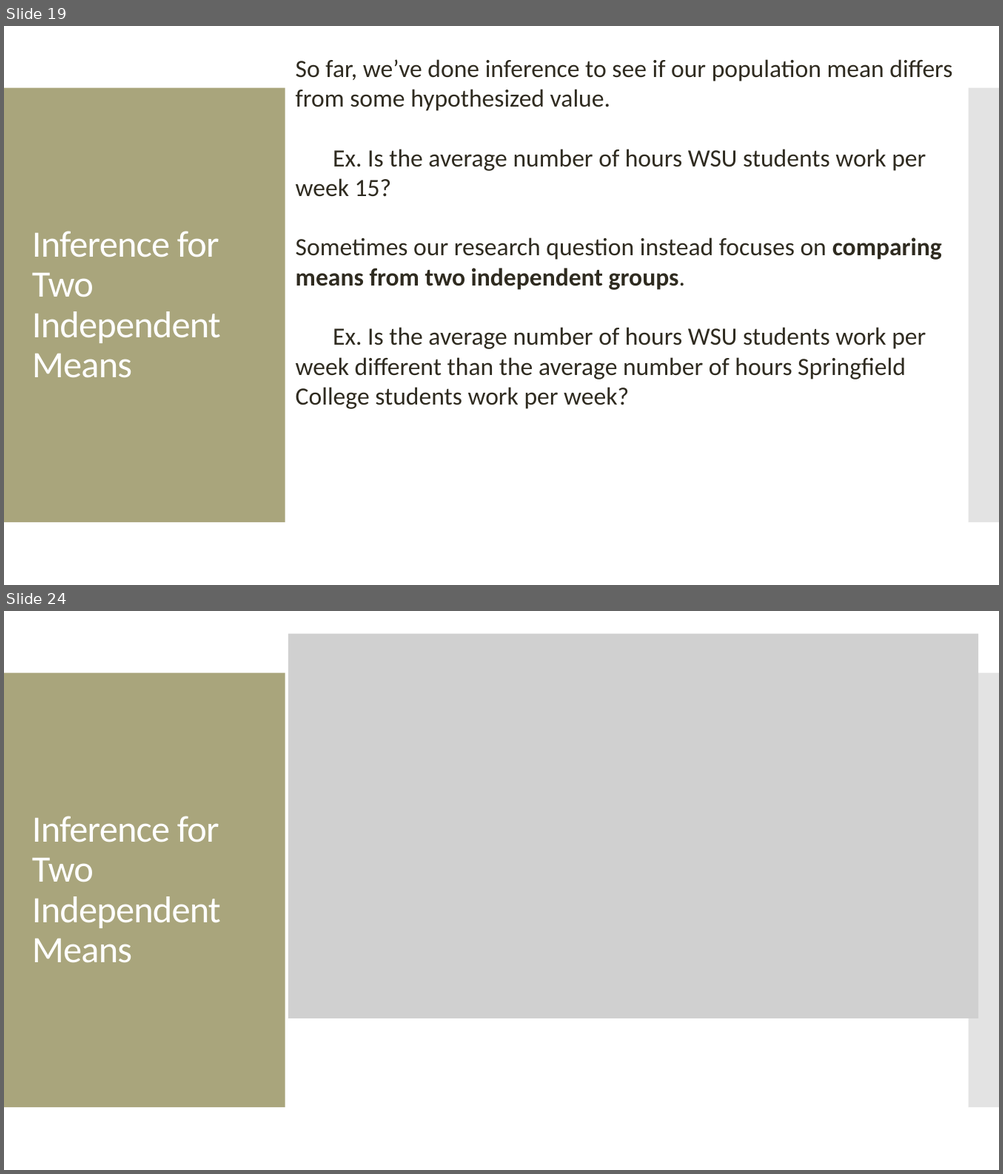
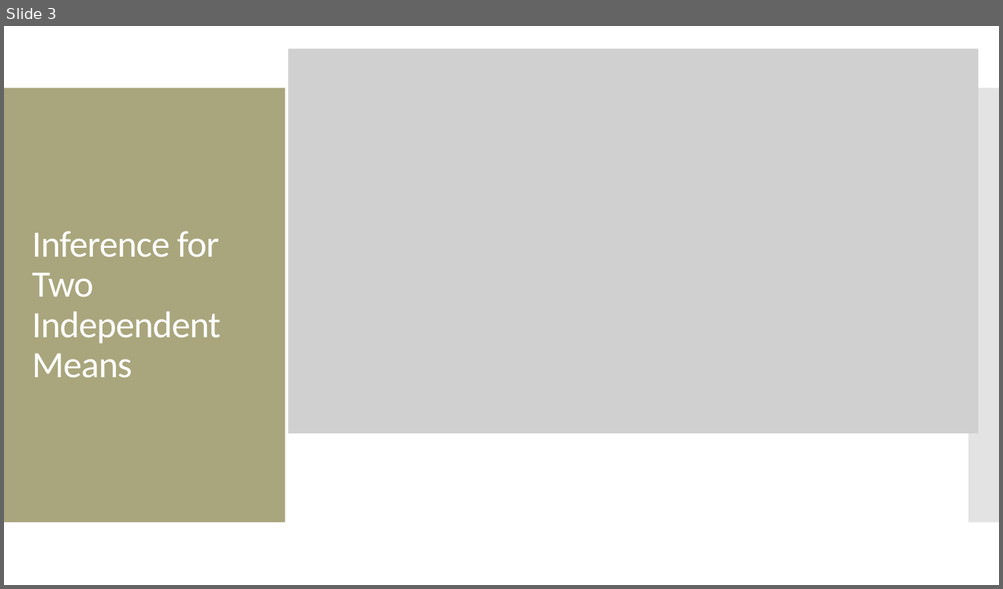
Before and after one commit to amosca01/MATH108-S24, a slide deck: slides/14-numerical-inference-pt2.pptx. Shown one above the other, each under a label of ours: slides 19 and 24 before the commit, slide 3 after it; the slides between them are not shown. The pictures are 1003x1174 and 1003x589 pixels, drawn with LibreOffice and Linux fonts; fonts in the diff are those of the drawing; grey boxes stand for pictures. Boxes give left, top, right and bottom in pixels: in the first picture for what was removed or moved away, otherwise in the second. Text is boxed around its words. In the diff, an @@ line names an element or a change of style, - is before the commit and + after.

```diff
--- a/slides/14-numerical-inference-pt2.pptx
+++ b/slides/14-numerical-inference-pt2.pptx
@@ slide 19 removed at box(4, 26, 999, 585), background #FFFFFF; not listed: 2 template elements that a slide beside it also shows @@
@@ text removed at box(296, 59, 952, 409) @@
-So far, we’ve done inference to see if our population mean differs from some hypothesized value.
-Ex. Is the average number of hours WSU students work per week 15?
-Sometimes our research question instead focuses on comparing means from two independent groups.
-Ex. Is the average number of hours WSU students work per week different than the average number of hours Springfield College students work per week?
@@ title removed at box(32, 231, 221, 378) @@
-Inference for Two Independent Means
@@ what was slide 24 is now slide 3 @@
```
Also in this commit, not shown: 14 slides changed, 6 slides added, 12 other slides removed, 10 other files.
